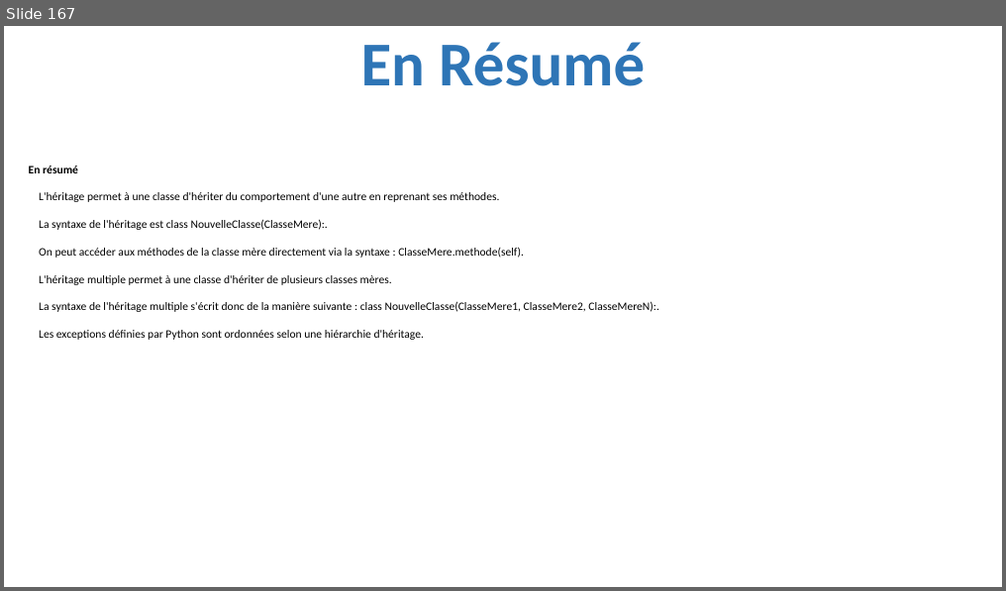
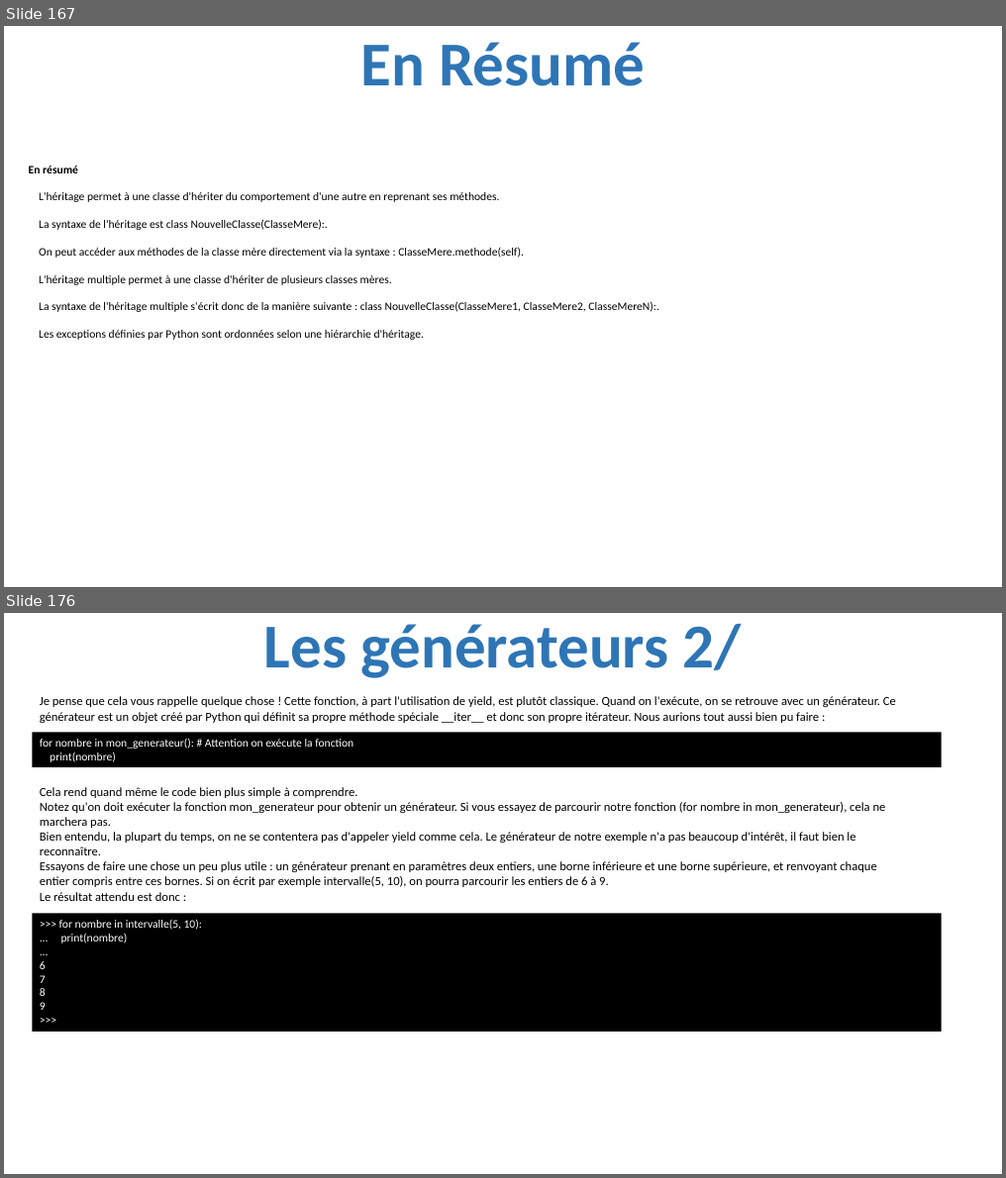
Before and after one commit to julienPalleau/PythonDoc, a slide deck: Python-resume.pptx. Shown one above the other, each under a label of ours: slide 167 before the commit, slides 167 and 176 after it; the slides between them are not shown. The pictures are 1006x591 and 1006x1178 pixels, drawn with LibreOffice and Linux fonts; fonts in the diff are those of the drawing. Boxes give left, top, right and bottom in pixels: in the first picture for what was removed or moved away, otherwise in the second. Text is boxed around its words. In the diff, an @@ line names an element or a change of style, - is before the commit and + after.

Commit message:
Les generateurs

```diff
--- a/Python-resume.pptx
+++ b/Python-resume.pptx
@@ slide 176 added at (4,613,1002,1174), background #FFFFFF @@
@@ title added at (264,623,742,678), 60 pt, text #2E75B6, bold @@
+Les générateurs 2/
@@ text added at (40,696,896,723), 12 pt, text #000000 @@
+Je pense que cela vous rappelle quelque chose ! Cette fonction, à part l'utilisation de yield, est plutôt classique. Quand on l'exécute, on se retrouve avec un générateur. Ce générateur est un objet créé par Python qui définit sa propre méthode spéciale __iter__ et donc son propre itérateur. Nous aurions tout aussi bien pu faire :
@@ rectangle added at (33,732,943,767), fill #000000, 11 pt, text #FFFFFF @@
+for nombre in mon_generateur(): # Attention on exécute la fonction
+print(nombre)
@@ text added at (40,787,886,901), 12 pt, text #000000 @@
+Cela rend quand même le code bien plus simple à comprendre.
+Notez qu'on doit exécuter la fonction mon_generateur pour obtenir un générateur. Si vous essayez de parcourir notre fonction (for nombre in mon_generateur), cela ne marchera pas.
+Bien entendu, la plupart du temps, on ne se contentera pas d'appeler yield comme cela. Le générateur de notre exemple n'a pas beaucoup d'intérêt, il faut bien le reconnaître.
+Essayons de faire une chose un peu plus utile : un générateur prenant en paramètres deux entiers, une borne inférieure et une borne supérieure, et renvoyant chaque entier compris entre ces bornes. Si on écrit par exemple intervalle(5, 10), on pourra parcourir les entiers de 6 à 9.
+Le résultat attendu est donc :
@@ rectangle added at (33,913,943,1032), fill #000000, 11 pt, text #FFFFFF @@
+>>> for nombre in intervalle(5, 10):
+... print(nombre)
+...
+6
+7
+8
+9
+>>>
```
Also in this commit, not shown: 8 other slides added.
